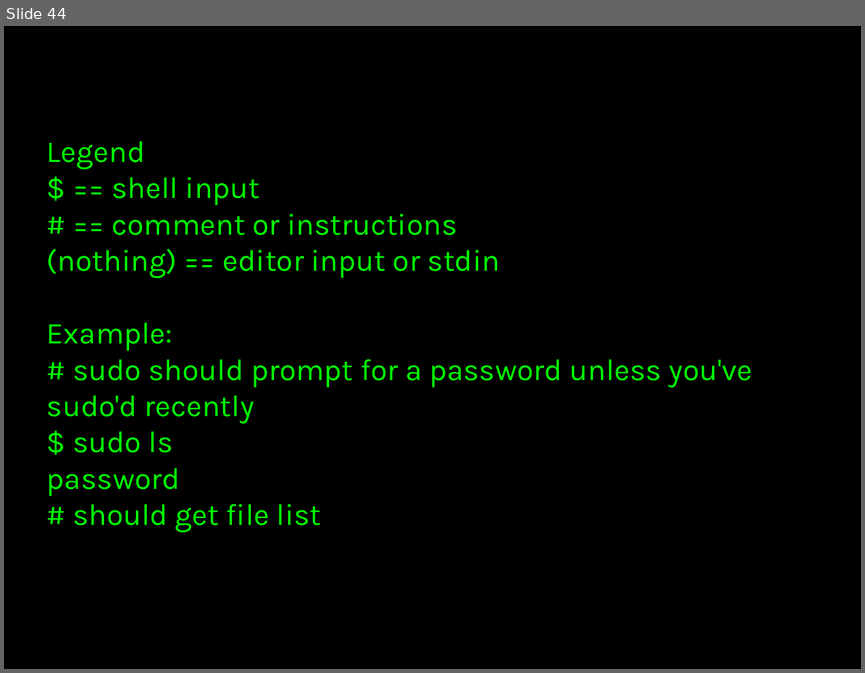
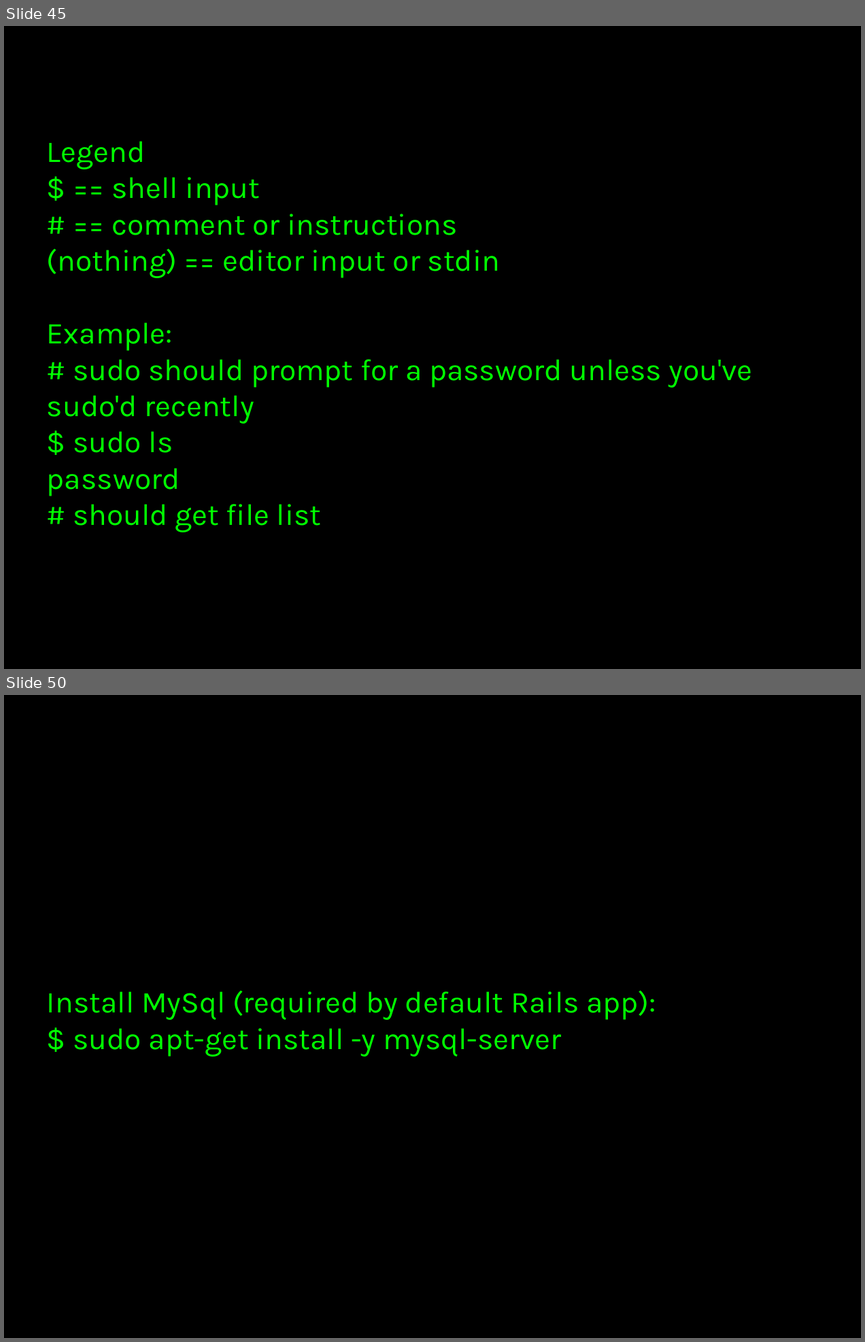
Before and after one commit to thewoolleyman/ci_for_the_rails_guy_or_gal, a slide deck: presentation/ci_for_the_web_2.0_guy_or_gal.odp. Shown one above the other, each under a label of ours: slide 44 before the commit, slides 45 and 50 after it; the slides between them are not shown. The pictures are 865x673 and 865x1342 pixels, drawn with LibreOffice and Linux fonts; fonts in the diff are those of the drawing. Boxes give left, top, right and bottom in pixels: in the first picture for what was removed or moved away, otherwise in the second. Text is boxed around its words. In the diff, an @@ line names an element or a change of style, - is before the commit and + after.

```diff
--- a/presentation/ci_for_the_web_2.0_guy_or_gal.odp
+++ b/presentation/ci_for_the_web_2.0_guy_or_gal.odp
@@ slide 50 added at box(4, 695, 861, 1338), background #000000 @@
@@ title added at box(47, 991, 655, 1057), 28 pt, text #00FF00 @@
+Install MySql (required by default Rails app):
+$ sudo apt-get install -y mysql-server
@@ what was slide 44 is now slide 45 @@
```
Also in this commit, not shown: 1 slide changed, 21 other slides added.
